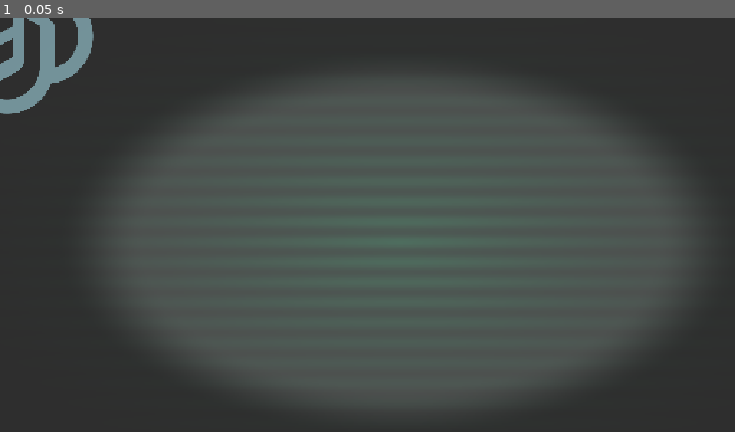
Above: before the commit, frame 1.
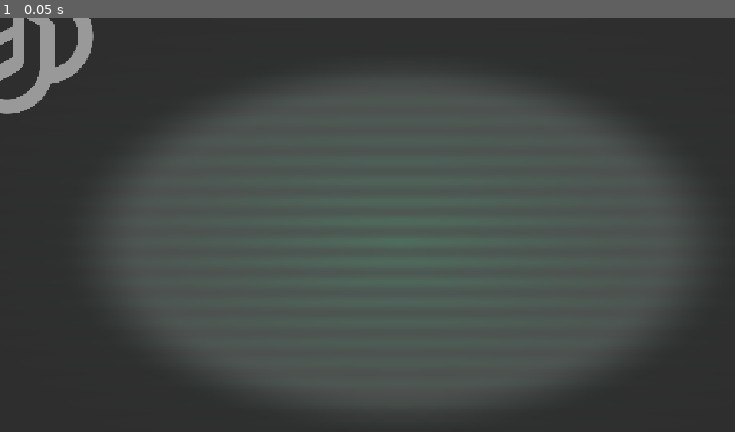
Above: after the commit, the same moment.

Repository: vision-for-change/rules-broken-v2
Game: Godot game, scene res://scenes/enemy/RogueAI.tscn
The game is run twice, just before and just after one commit, with the same random seed, the same clock (stepped at 60 frames per second) and the same inputs. This scene is started directly instead of the project's main scene.
Inputs:
- Up to frame 1 (0.05 s): no input

The runs differ from the first frame. In frame 1, 1.2% of the frame differs, in the area x 0-13%, y 0-24%.

Commit message:
boss made beter

Diff:
--- a/scenes/enemy/RogueAI.gd
+++ b/scenes/enemy/RogueAI.gd
@@ -38,18 +38,27 @@
 func _ready() -> void:
 	add_to_group("enemy")
 	add_to_group("boss")
+
+	# FORCE COLLISION LAYER TO 2 (Same as Bugs/Snakes)
+	# This ensures player bullets (mask 3) will hit the boss
+	collision_layer = 2
+	collision_mask = 3
+
 	_player_ref = get_tree().get_first_node_in_group("player") as Node2D
-	_health = maxi(1, max_health)
+
+	# Scaling based on level (accessing static var from Level2)
+	var floor_idx = 5
+	var level_script = load("res://scenes/levels/Level2.gd")
+	if level_script:
+		floor_idx = level_script._floor_index
+
+	var tier_mult := float(floor_idx) / 5.0
+	max_health = int(420.0 * (1.0 + (tier_mult - 1.0) * 0.8))
+	move_speed = 215.0 * (1.0 + (tier_mult - 1.0) * 0.15)
+
+	_health = max_health
 
 	scale = Vector2.ONE * (0.62 if not _is_clone else 0.5)
-
-	if _is_clone:
-		ui.hide()
-		_shielded = false
-		fire_rate *= 1.5 # Clones fire slower
-	else:
-		pressure_bar.max_value = 25
-		_update_status_visuals()
 
 func _physics_process(delta: float) -> void:
 	if _defeated:
@@ -227,7 +236,9 @@
 		_flash_blocked_hit()
 		return false
 
-	_health = maxi(0, _health - maxi(1, amount))
+	# Set damage to exactly 15 per hit as requested
+	var damage_to_deal = 15
+	_health = maxi(0, _health - damage_to_deal)
 
 	# Hit effect
 	var tween := create_tween()
--- a/scenes/levels/LevelBoss.gd
+++ b/scenes/levels/LevelBoss.gd
@@ -260,6 +260,5 @@
 
 	await _play_exit_transition()
 
-	# After boss, continue to floor index + 1
-	_advance_requested = true
-	ScreenFX.transition_to_scene("res://scenes/levels/Level2.tscn")
+	# After boss, go to Win Screen
+	ScreenFX.transition_to_scene("res://scenes/ui/WinScreen.tscn")
